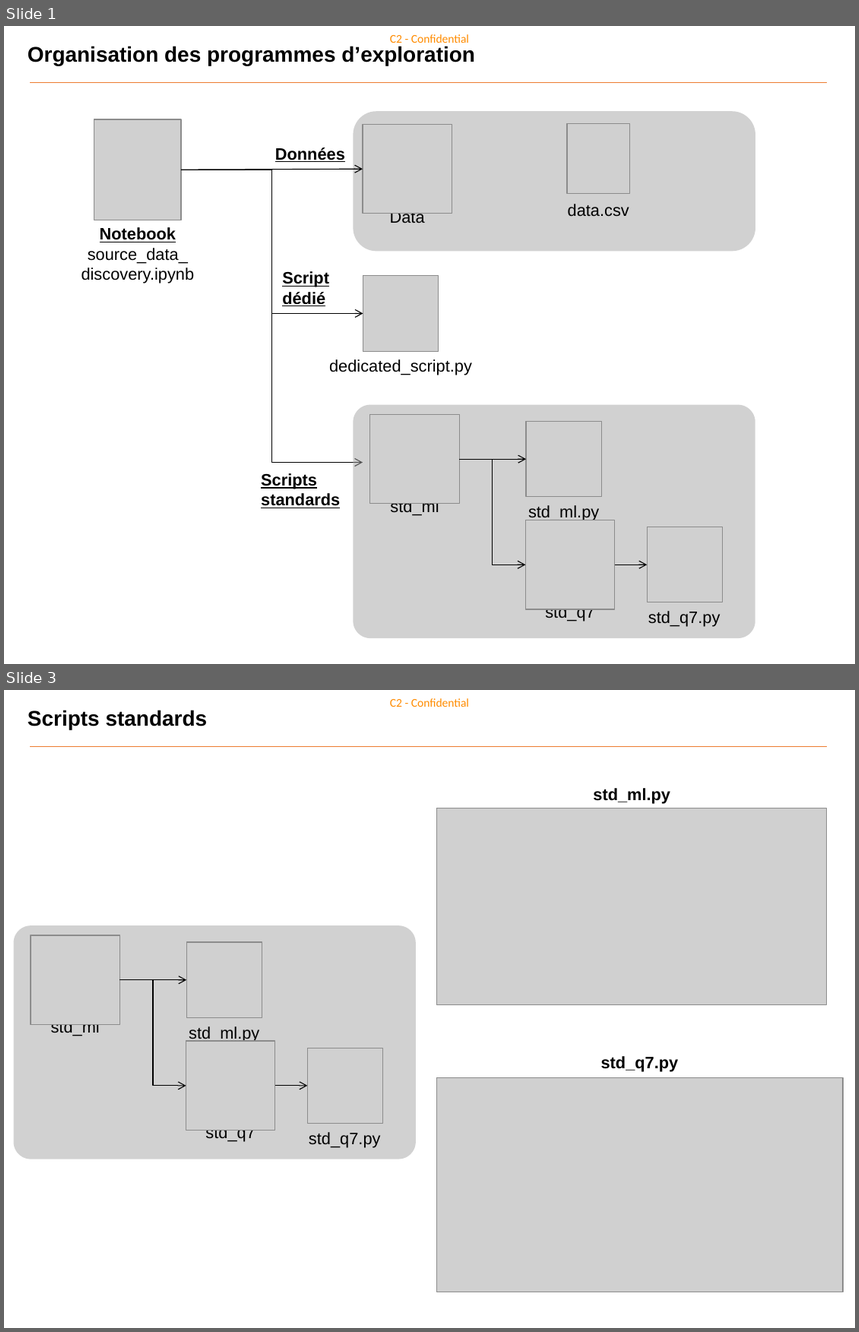
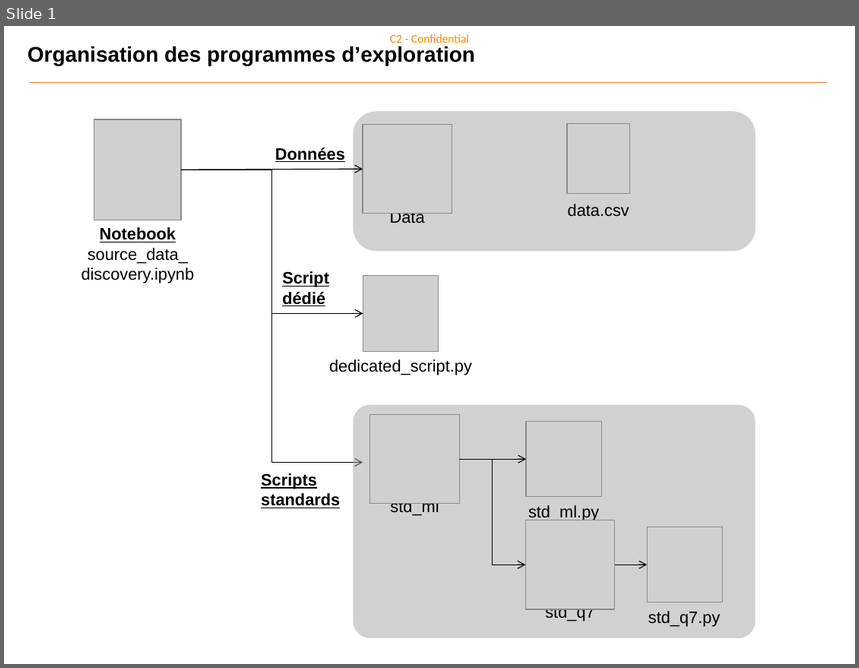
Before and after one commit to Benoit-78/machine-learning-standards, a slide deck: organisation.pptx. Shown one above the other, each under a label of ours: slides 1 and 3 before the commit, slide 1 after it; the slides between them are not shown. The pictures are 859x1332 and 859x668 pixels, drawn with LibreOffice and Linux fonts; fonts in the diff are those of the drawing; grey boxes stand for pictures. Boxes give left, top, right and bottom in pixels: in the first picture for what was removed or moved away, otherwise in the second. Text is boxed around its words. In the diff, an @@ line names an element or a change of style, - is before the commit and + after.

```diff
--- a/organisation.pptx
+++ b/organisation.pptx
@@ slide 3 removed at [4,690,855,1328], background #FFFFFF; not listed: 1 template element that a slide beside it also shows @@
@@ text removed at [28,710,208,730] @@
-Scripts standards
@@ line removed from (31, 746) to (827, 746) @@
@@ text removed at [593,788,671,804] @@
-std_ml.py
@@ picture removed at [437,809,827,1005] @@
@@ rounded rectangle removed at [13,926,416,1160] @@
@@ picture removed at [31,935,120,1024] @@
@@ picture removed at [186,942,262,1018] @@
@@ arrow removed from (120, 980) to (186, 980) @@
@@ elbow arrow removed from (120, 980) to (186, 1086) @@
@@ text removed at [51,1024,100,1037] @@
-std_ml
@@ text removed at [189,1027,259,1042] @@
-std_ml.py
@@ picture removed at [186,1042,275,1131] @@
@@ picture removed at [308,1049,384,1124] @@
@@ text removed at [601,1056,679,1072] @@
-std_q7.py
@@ arrow removed from (275, 1086) to (308, 1086) @@
@@ picture removed at [436,1078,842,1293] @@
@@ text removed at [205,1130,255,1142] @@
-std_q7
@@ text removed at [309,1132,381,1148] @@
-std_q7.py
```
Also in this commit, not shown: 1 slide changed, 2 other files.
